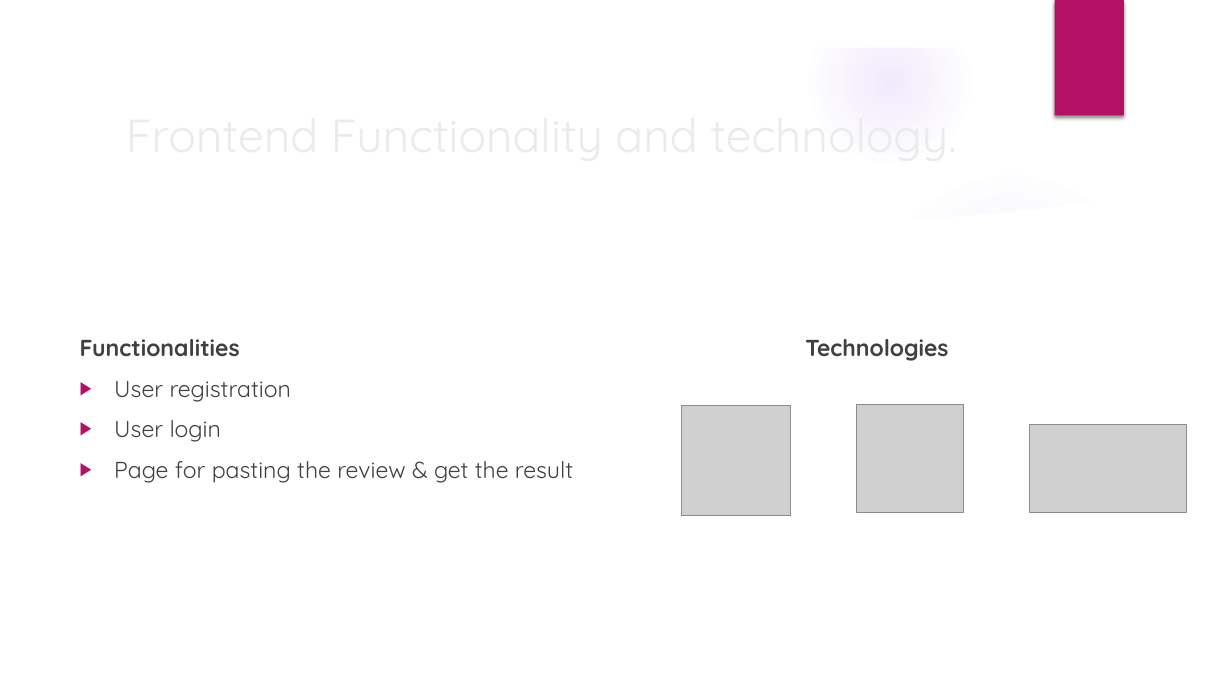
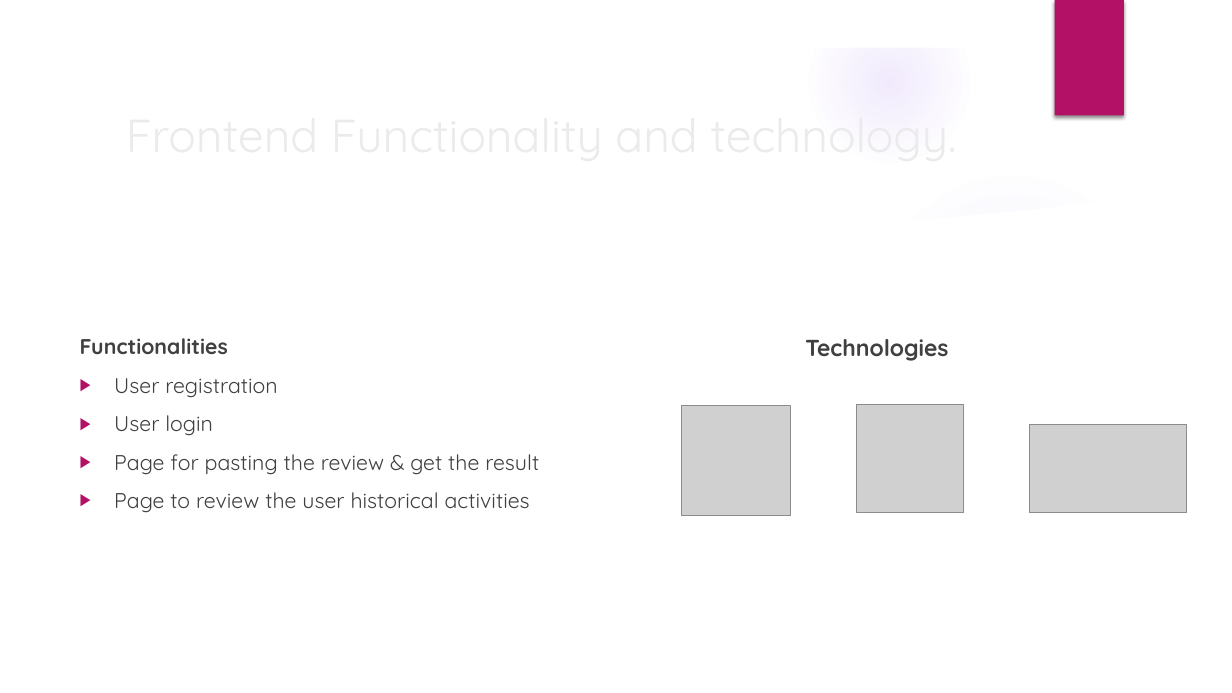
Before and after one commit to ninjasneural/fake_review_predict, a slide deck: slide 7 of Fraud_review_detection_web_app_ProjectPlan.pptx. Drawn at 1232x693 pixels with LibreOffice and Linux fonts; fonts in the diff are those of the drawing; grey boxes stand for pictures; background and template pictures are left out. Boxes give left, top, right and bottom in pixels: in the first picture for what was removed or moved away, otherwise in the second. Text is boxed around its words. In the diff, an @@ line names an element or a change of style, - is before the commit and + after.

Commit message:
kickoff session - ppt

```diff
--- a/Fraud_review_detection_web_app_ProjectPlan.pptx
+++ b/Fraud_review_detection_web_app_ProjectPlan.pptx
@@ text at (x1=80, y1=338, x2=539, y2=475): size 18 to 16.6 pt in "Functionalities", "User registration", "User login", "Page for pasting the review & get ..." @@
@@ text at (x1=114, y1=492, x2=530, y2=513): paragraph added @@
+▶ Page to review the user historical activities
```
